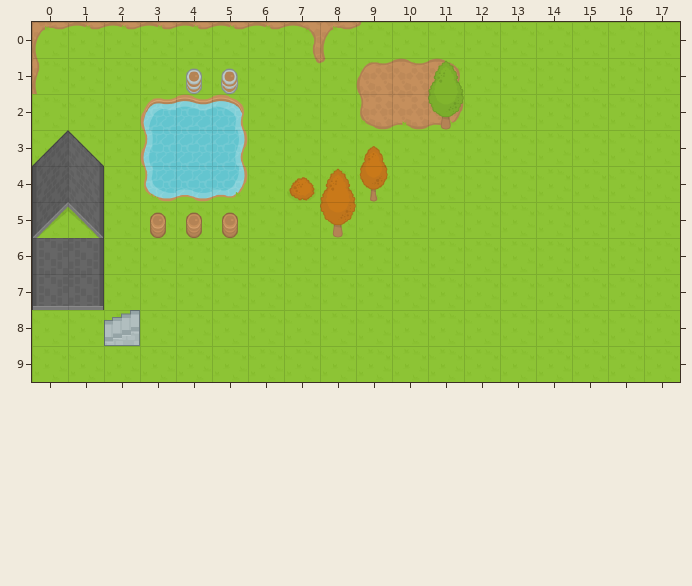
Tiled map (JSON) -- appserver/app/assets/images/tilemaps/sample.json. That is the earlier state.
Cells are 64x64 px. Shown: x 0..17, y 0..9.
Once edited:
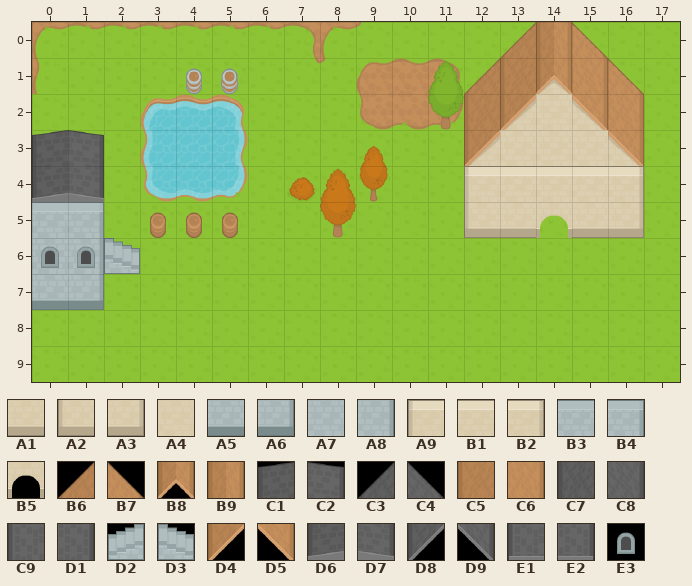
Key: from "RPGpack_sheet": A1 60, A2 61, A3 63, A4 65, A5 69, A6 72, A7 74, A8 75, A9 84, B1 85, B2 86, B3 94, B4 95, B5 105, B6 122, B7 123, B8 124, B9 125, C1 129, C2 130, C3 131, C4 132, C5 142, C6 143, C7 151, C8 152, C9 153, D1 155, D2 156, D3 157, D4 162, D5 163, D6 169, D7 170, D8 171, D9 172, E1 173, E2 175, E3 198.
__ is an empty cell.
Tiles of an added or newly shown layer are drawn over the layers below it.
From the commit log: Updated sample tilemap. Reflects recent design decisions.
The exact change:
Layer "ObjectsLayer" (removed):
y 3: x 0..1 C3 C4 -> __ __
y 4: x 0..1 C7 C8 -> __ __
y 5: x 0..1 D8 D9 -> __ __
y 6: x 0..1 C9 D1 -> __ __
y 7: x 0..1 E1 E2 -> __ __
y 8: x 2 D2 -> __
Layer "BuildingsLayer1" (added):
y 1: x 14 __ -> A4
y 2: x 13..15 __ __ __ -> A4 A4 A4
y 3: x 0..1 __ __ -> C1 C2; x 12..16 __ __ __ __ __ -> A4 A4 A4 A4 A4
y 4: x 0..1 __ __ -> D6 D7; x 12..16 __ __ __ __ __ -> A9 B1 B1 B1 B2
y 5: x 0..1 __ __ -> B3 B4; x 12..16 __ __ __ __ __ -> A2 A1 B5 A1 A3
y 6: x 0..2 __ __ __ -> A7 A8 D3
y 7: x 0..1 __ __ -> A5 A6
Layer "BuildingsLayer2" (added):
y 0: x 13..15 __ __ __ -> B6 B9 B7
y 1: x 12..16 __ __ __ __ __ -> B6 C5 B8 C6 B7
y 2: x 12..13 __ __ -> C5 D4; x 15..16 __ __ -> D5 C6
y 3: x 12 __ -> D4; x 16 __ -> D5
y 6: x 0..1 __ __ -> E3 E3
